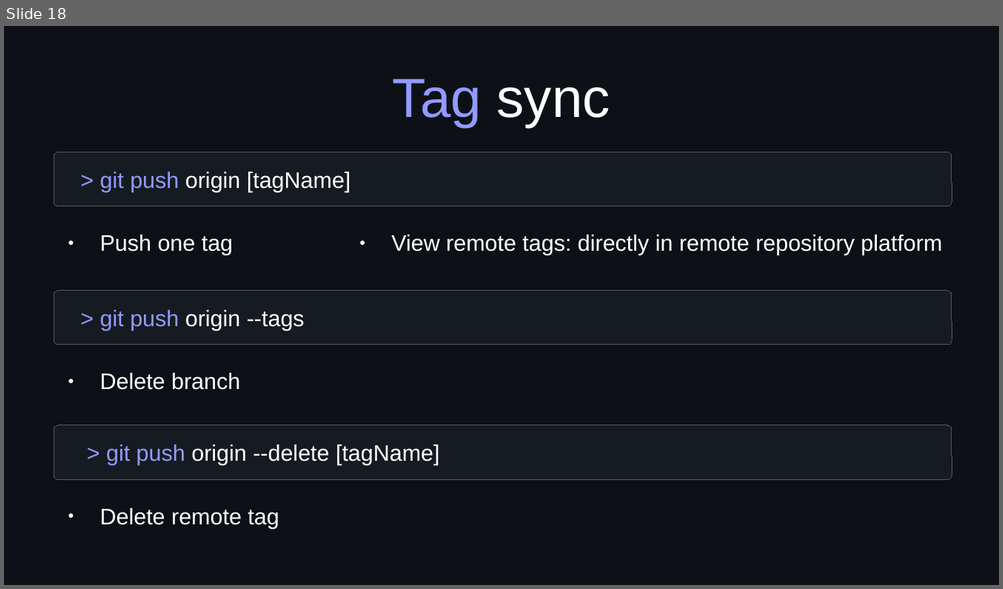
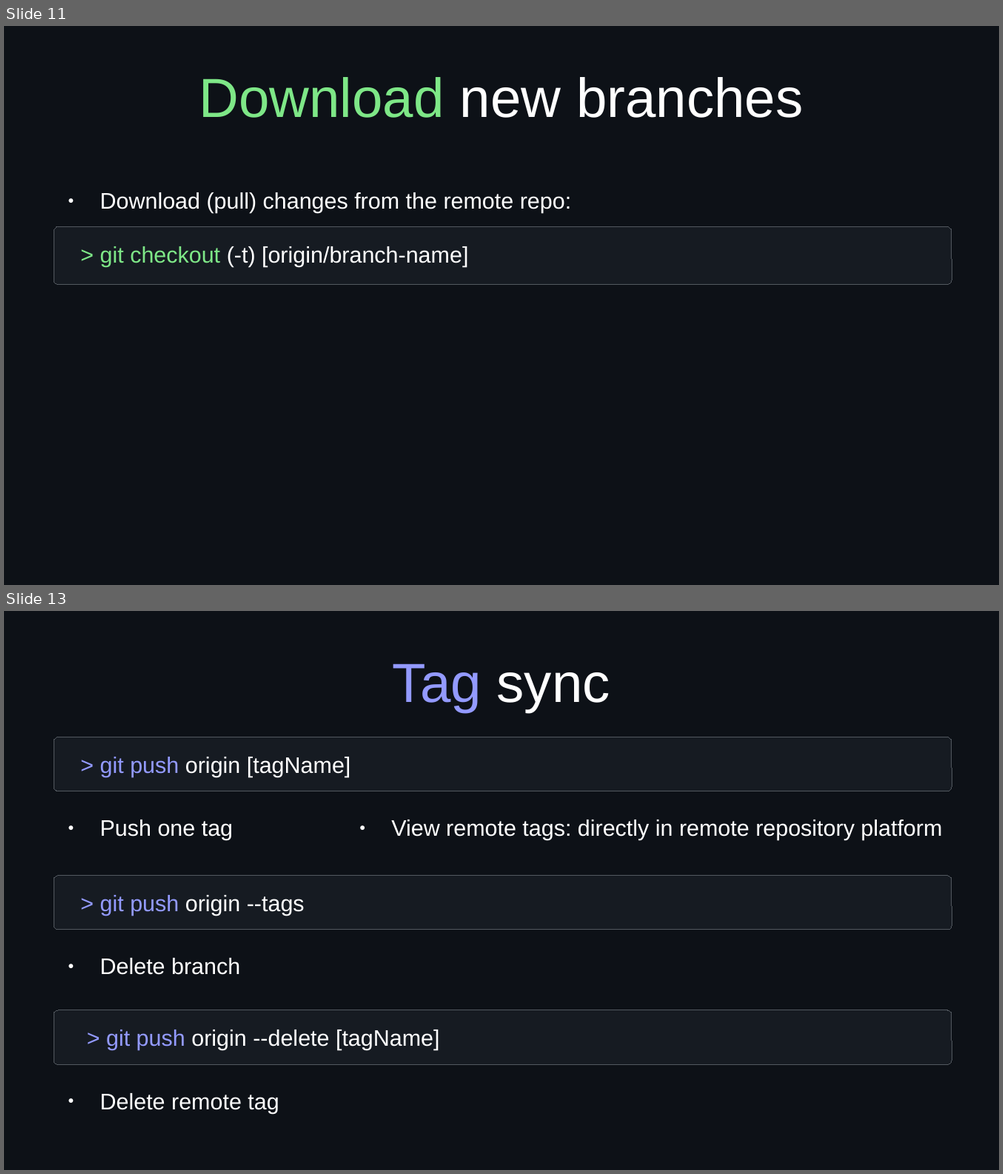
Before and after one commit to idf-io/Git-Github_Workshop, a slide deck: docs/presentation_day2_git-and-github.odp. Shown one above the other, each under a label of ours: slide 18 before the commit, slides 11 and 13 after it; the slides between them are not shown. The pictures are 1003x589 and 1003x1174 pixels, drawn with LibreOffice and Linux fonts; fonts in the diff are those of the drawing. Boxes give left, top, right and bottom in pixels: in the first picture for what was removed or moved away, otherwise in the second. Text is boxed around its words. In the diff, an @@ line names an element or a change of style, - is before the commit and + after.

```diff
--- a/docs/presentation_day2_git-and-github.odp
+++ b/docs/presentation_day2_git-and-github.odp
@@ slide 11 added at <box>4,26,999,585</box>, background #0D1117 @@
@@ title added at <box>199,77,802,118</box>, 44 pt, text #FFFFFF @@
+Download new branches
@@ text added at <box>100,192,571,213</box>, 18 pt, text #FFFFFF @@
+● Download (pull) changes from the remote repo:
@@ rounded rectangle added at <box>54,227,952,284</box>, fill #161B22, outline #535960 0 pt @@
@@ text added at <box>100,247,468,267</box>, 18 pt, text #FFFFFF @@
+> git checkout (-t) [origin/branch-name]
@@ what was slide 18 is now slide 13 @@
```
Also in this commit, not shown: 7 slides changed, 18 other slides added, 9 slides removed.
